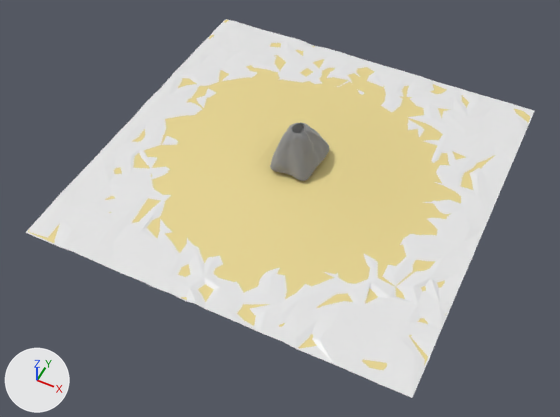
Before and after pictures for a commit that changed the FBX model Assets/Dinos Modelos/Modelos/isla.fbx.
Rendered twice from a 50 mm lens placed at (103.0, -227.0, 249.0), pointed at (0.0, -21.0, -8.0). Lighting does not change. The marker at lower left points along +X, +Y and +Z. The older version comes first. Where no turn or scale is listed for an object, it has been applied to the vertices.

Script lines for the objects in view, before the commit:
```python
mat_material_001 = principled_material('Material.001')
mat_material_001.base_color = (0.8, 0.8, 0.8)  # white #e7e7e7
mat_material_001.roughness = 0.4
mat_material_002 = principled_material('Material.002')
mat_material_002.base_color = (0.8, 0.668, 0.28)  # yellow #e7d590
mat_polysphere1 = principled_material('PolySphere1')
mat_polysphere1.base_color = (0.5, 0.5, 0.5)  # grey #bcbcbc
mat_polysphere1.metallic = 1.0
mat_polysphere1.roughness = 1.0
me_plane = bpy.data.meshes.new('Plane')
me_plane.from_pydata(...)  # 700 vertices, 1243 faces; spans x -87.0..87.0, y -87.0..87.0, z -1.0..2.0
me_plane.materials.append(mat_material_001)  # white #e7e7e7
me_plane_001 = bpy.data.meshes.new('Plane.001')
me_plane_001.from_pydata(...)  # 1089 vertices, 1024 faces; spans x -86.0..86.0, y -86.0..86.0, z 0.0..5.0
me_plane_001.materials.append(mat_material_002)  # yellow #e7d590
me_polysphere1 = bpy.data.meshes.new('PolySphere1')
me_polysphere1.from_pydata(...)  # 5165 vertices, 5163 faces; spans x -10.9..10.8, y -12.0..15.2, z -13.1..8.0
me_polysphere1.materials.append(mat_polysphere1)  # grey #bcbcbc
ob_plane = bpy.data.objects.new('Plane', me_plane)
ob_plane.location = (-1.2, 0.7, -1.9)
ob_plane_001 = bpy.data.objects.new('Plane.001', me_plane_001)
ob_plane_001.location = (-1.3, 0.7, -2.6)
ob_polysphere1 = bpy.data.objects.new('PolySphere1', me_polysphere1)
ob_polysphere1.location = (-1.1, 0.0, 14.9)
```
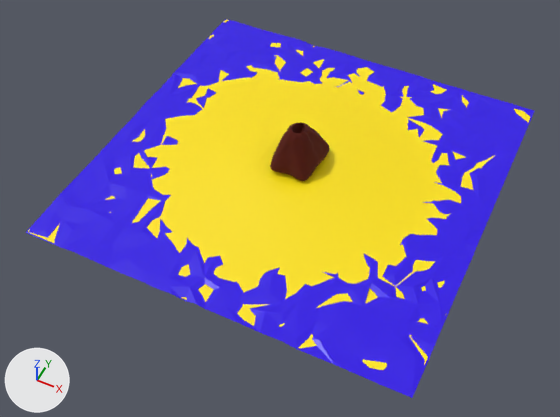
Changed parts and their boxes (x1, y1, x2, y2) in the pictures (560 x 417 px):
'Plane', recoloured (white to blue): (25, 19, 534, 398) in both
'Plane.001', recoloured: (28, 20, 531, 370) in both
'PolySphere1', recoloured, surface changed (grey to dark red): (270, 122, 330, 181) in both

The change, as a diff of the scene's bpy script:
```diff
--- a/Assets/Dinos Modelos/Modelos/isla.fbx.py
+++ b/Assets/Dinos Modelos/Modelos/isla.fbx.py
@@ mat_material_002 @@
 mat_material_002 = principled_material('Material.002')
-mat_material_002.base_color = (0.8, 0.668, 0.28)  # yellow #e7d590
+mat_material_002.base_color = (1.0, 0.771, 0.0)  # yellow #ffe300
@@ mat_material_001 @@
 mat_material_001 = principled_material('Material.001')
-mat_material_001.base_color = (0.8, 0.8, 0.8)  # white #e7e7e7
+mat_material_001.base_color = (0.0275, 0.0, 0.801)  # blue #2e00e7
 mat_material_001.roughness = 0.4
@@ mat_polysphere1 @@
 mat_polysphere1 = principled_material('PolySphere1')
-mat_polysphere1.base_color = (0.5, 0.5, 0.5)  # grey #bcbcbc
-mat_polysphere1.metallic = 1.0
+mat_polysphere1.base_color = (0.0844, 0.00439, 0.0)  # dark red #520e00
 mat_polysphere1.roughness = 1.0
```
